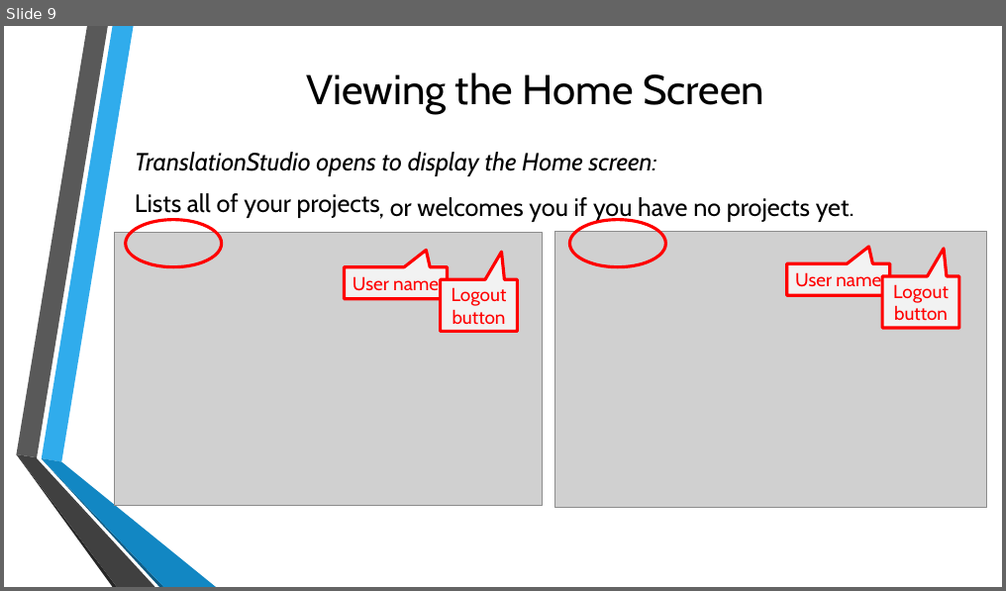
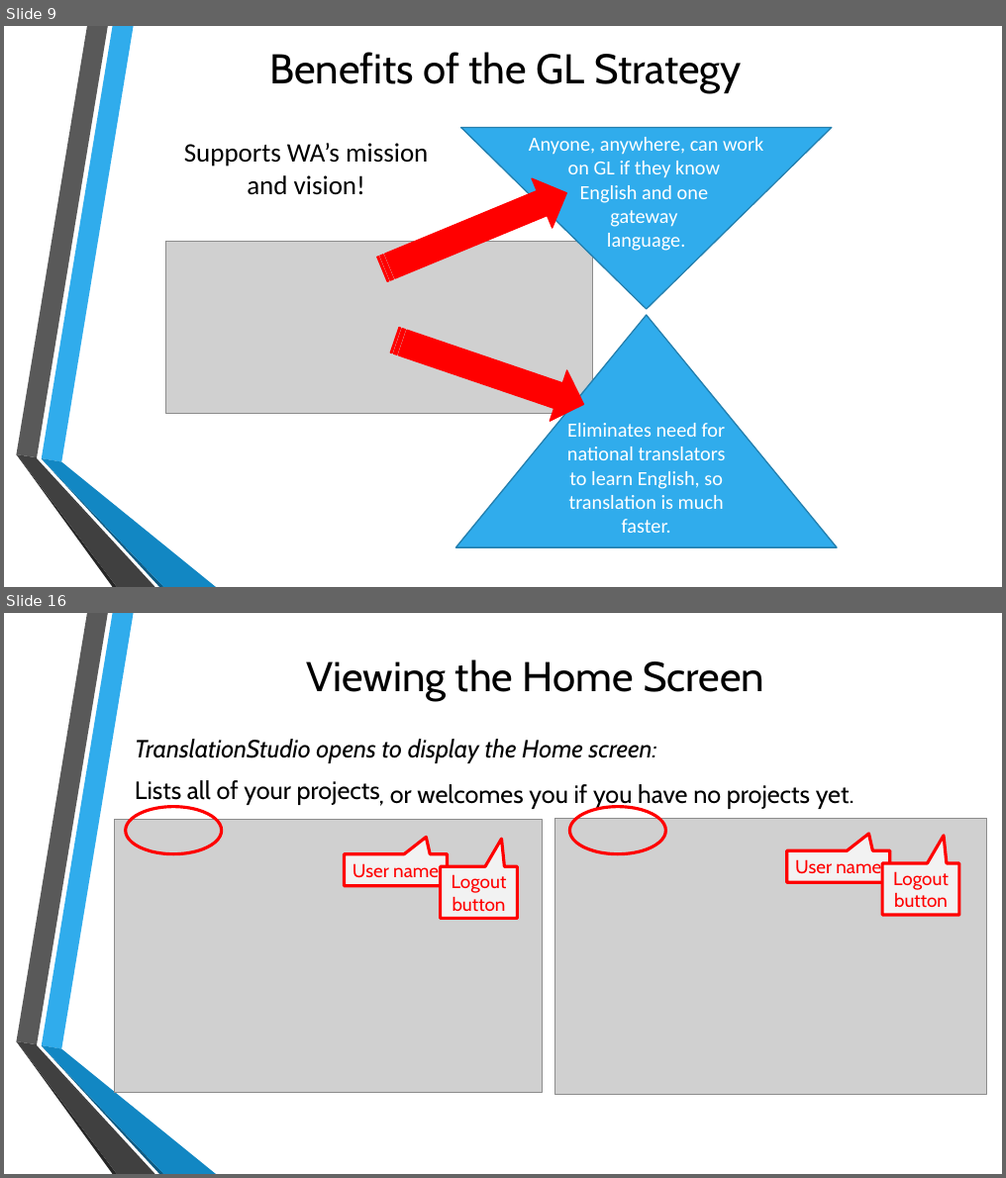
Before and after one commit to unfoldingWord-dev/translationStudio-Info, a slide deck: docs/GetStarted.pptx. Shown one above the other, each under a label of ours: slide 9 before the commit, slides 9 and 16 after it; the slides between them are not shown. The pictures are 1006x591 and 1006x1178 pixels, drawn with LibreOffice and Linux fonts; fonts in the diff are those of the drawing; grey boxes stand for pictures; background and template pictures are left out. Boxes give left, top, right and bottom in pixels: in the first picture for what was removed or moved away, otherwise in the second. Text is boxed around its words. In the diff, an @@ line names an element or a change of style, - is before the commit and + after.

```diff
--- a/docs/GetStarted.pptx
+++ b/docs/GetStarted.pptx
@@ slide 9 added at (x1=4, y1=26, x2=1002, y2=587), background picture (left out); not listed: 6 template elements that a slide beside it also shows @@
@@ text added at (x1=269, y1=52, x2=741, y2=93), 40 pt, text #000000 @@
+Benefits of the GL Strategy
@@ text added at (x1=184, y1=143, x2=428, y2=195), 25.7 pt, text #000000 @@
+Supports WA’s mission
+and vision!
@@ triangle added at (x1=461, y1=127, x2=832, y2=309), fill #30ACEC, outline #247FAF 1.25 pt @@
@@ text added at (x1=529, y1=137, x2=763, y2=251), 19.3 pt, text #FFFFFF @@
+Anyone, anywhere, can work on GL if they know
+English and one
+gateway
+language.
@@ striped right arrow added at (x1=372, y1=169, x2=577, y2=294), fill #FF0000, outline #FF0000 1.25 pt @@
@@ picture added at (x1=165, y1=242, x2=592, y2=414) @@
@@ striped right arrow added at (x1=386, y1=315, x2=593, y2=430), fill #FF0000, outline #FF0000 1.25 pt @@
@@ triangle added at (x1=456, y1=315, x2=838, y2=548), fill #30ACEC, outline #247FAF 1.25 pt, 19.3 pt, text #FFFFFF @@
+Eliminates need for national translators to learn English, so translation is much faster.
@@ what was slide 9 is now slide 16 @@
```
Also in this commit, not shown: 7 slides changed, 8 other slides added, 2 slides removed, 1 other file.
